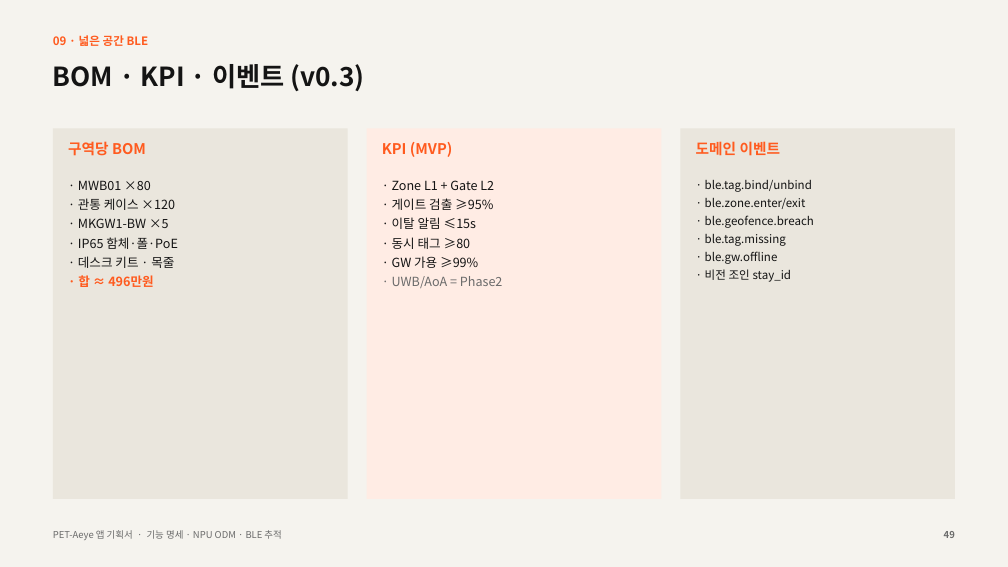
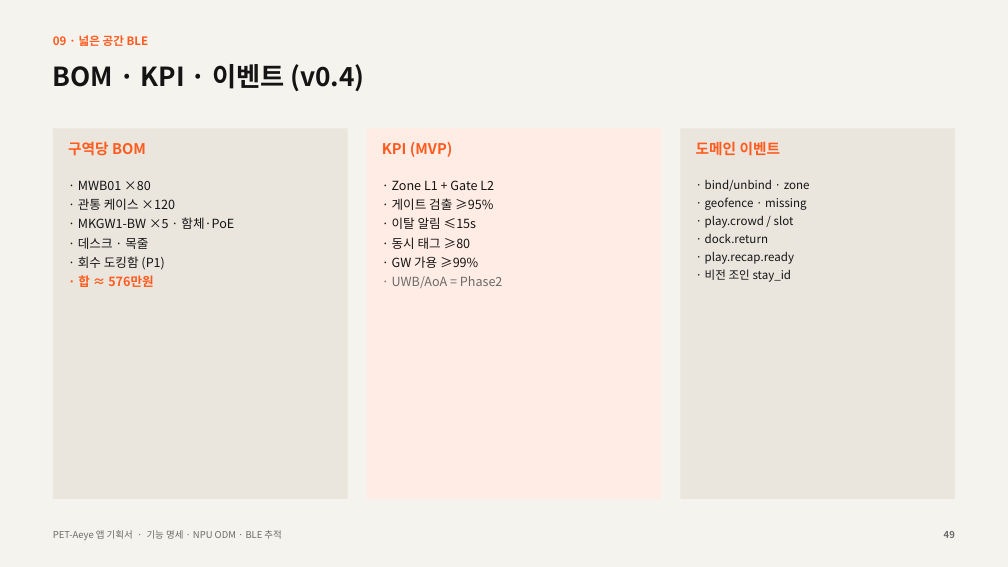
Before and after one commit to kurtkorea/pet-teamjang, a slide deck: slide 49 of doc/PLAN_PET-Aeye_apps_spec_v0.3.pptx. Drawn at 1008x567 pixels with LibreOffice and Linux fonts; fonts in the diff are those of the drawing. Boxes give left, top, right and bottom in pixels: in the first picture for what was removed or moved away, otherwise in the second. Text is boxed around its words. In the diff, an @@ line names an element or a change of style, - is before the commit and + after.

```diff
--- a/doc/PLAN_PET-Aeye_apps_spec_v0.3.pptx
+++ b/doc/PLAN_PET-Aeye_apps_spec_v0.3.pptx
@@ text at (x1=53, y1=64, x2=364, y2=91): text changed @@
-BOM · KPI · 이벤트 (v0.3)
+BOM · KPI · 이벤트 (v0.4)
@@ text at (x1=705, y1=180, x2=810, y2=264): text changed @@
-· ble.tag.bind/unbind
-· ble.zone.enter/exit
-· ble.geofence.breach
-· ble.tag.missing
-· ble.gw.offline
+· bind/unbind · zone
+· geofence · missing
+· play.crowd / slot
+· dock.return
+· play.recap.ready
@@ text at (x1=78, y1=217, x2=234, y2=287): text changed @@
-· MKGW1-BW ×5
-· IP65 함체·폴·PoE
-· 데스크 키트 · 목줄
-· 합 ≈ 496만원
+· MKGW1-BW ×5 · 함체·PoE
+· 데스크 · 목줄
+· 회수 도킹함 (P1)
+· 합 ≈ 576만원
```
Also in this commit, not shown: 3 other slides changed, 1 slide added, 7 other files.
